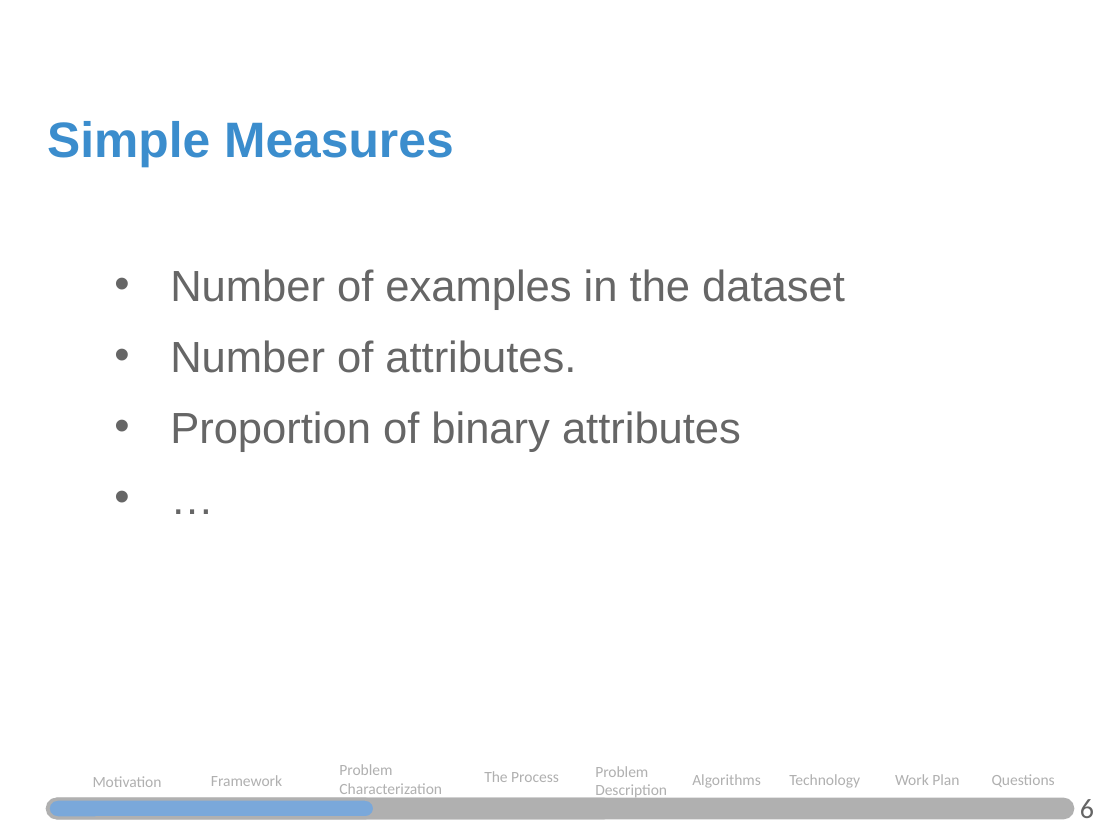
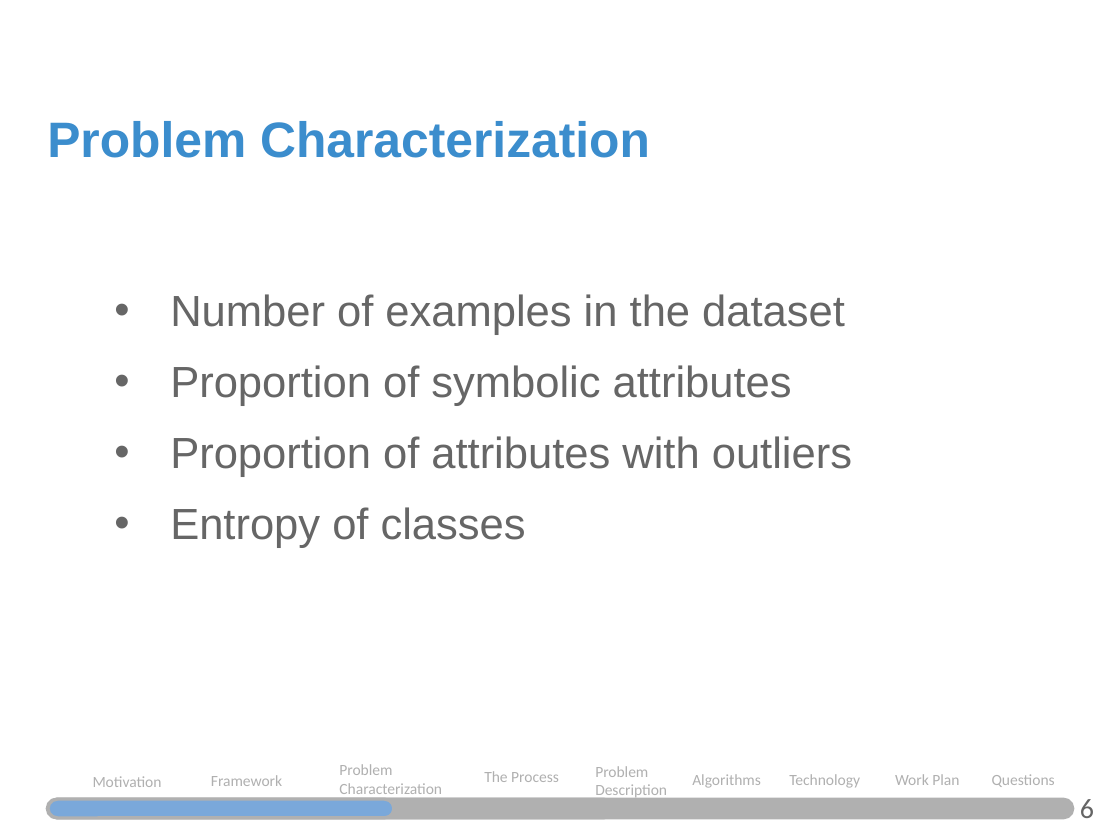
Before and after one commit to JosePedroMarques/DMMarket, a slide deck: slide 6 of SSIM-Intermediate.pptx (slide 7 before the commit). Drawn at 1120x840 pixels with LibreOffice and Linux fonts; fonts in the diff are those of the drawing. Boxes give left, top, right and bottom in pixels: in the first picture for what was removed or moved away, otherwise in the second. Text is boxed around its words. In the diff, an @@ line names an element or a change of style, - is before the commit and + after.

```diff
--- a/SSIM-Intermediate.pptx
+++ b/SSIM-Intermediate.pptx
@@ text at (x1=47, y1=121, x2=650, y2=158): text changed @@
-Simple Measures
+Problem Characterization
@@ text at (x1=170, y1=365, x2=852, y2=548): text changed @@
-• Number of attributes.
-• Proportion of binary attributes
-• …
+• Proportion of symbolic attributes
+• Proportion of attributes with outliers
+• Entropy of classes
@@ rounded rectangle resized from (x1=48, y1=800, x2=375, y2=819) to (x1=48, y1=800, x2=394, y2=819) @@
```
Also in this commit, not shown: 3 other slides changed, 1 slide added.
